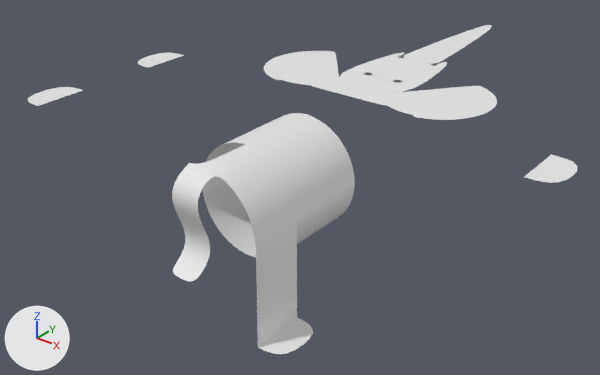
A saved change to the Blender file blender/02_El_Elefante_22-10-1933.blend.
One viewpoint serves both versions: a 50 mm lens placed at (10.74, -14.03, 7.12), pointed at (-0.91, 0.89, -2.52). Arrows for +X, +Y and +Z are at lower left; the lights stay in place.
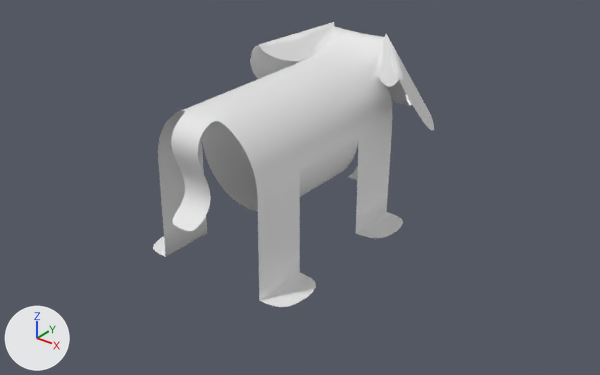
Commit message: Versão em Blender do elefante

Diff of the bpy script that builds the scene:
```diff
--- a/blender/02_El_Elefante_22-10-1933.blend.py
+++ b/blender/02_El_Elefante_22-10-1933.blend.py
@@ me_mesh_019 @@
 # used by ob_circle1653; location = (0.0, 0.0, 0.0); scale = (63.0, 63.0, 63.0)
-me_mesh_019.from_pydata(...)  # 390 vertices, 59 faces, 39 loose edges; spans x -0.096..0.096, y -0.067..0.15, z -0.061..0.0
+me_mesh_019.from_pydata(...)  # 439 vertices, 128 faces, 2 loose edges; spans x -0.039..0.039, y -0.066..0.059, z -0.043..0.025
+# me_mesh_019 part 1: a new loose piece of 343 vertices spanning x -0.039..0.039, y -0.066..0.059, z -0.043..0.025
+# me_mesh_019 part 2: 294 vertices removed from x -0.096..0.096, y -0.067..0.15, z -0.061..0.0
```

Changed parts and their boxes (x1, y1, x2, y2) in the pictures (600 x 375 px):
'circle1653', reshaped (49% narrower, 13% shorter)
    before: (28, 25, 578, 354)
    after: (153, 22, 434, 307)
part 1 of me_mesh_019, added
    after: (153, 22, 434, 307)
part 2 of me_mesh_019, deleted
    before: (28, 25, 578, 354)
